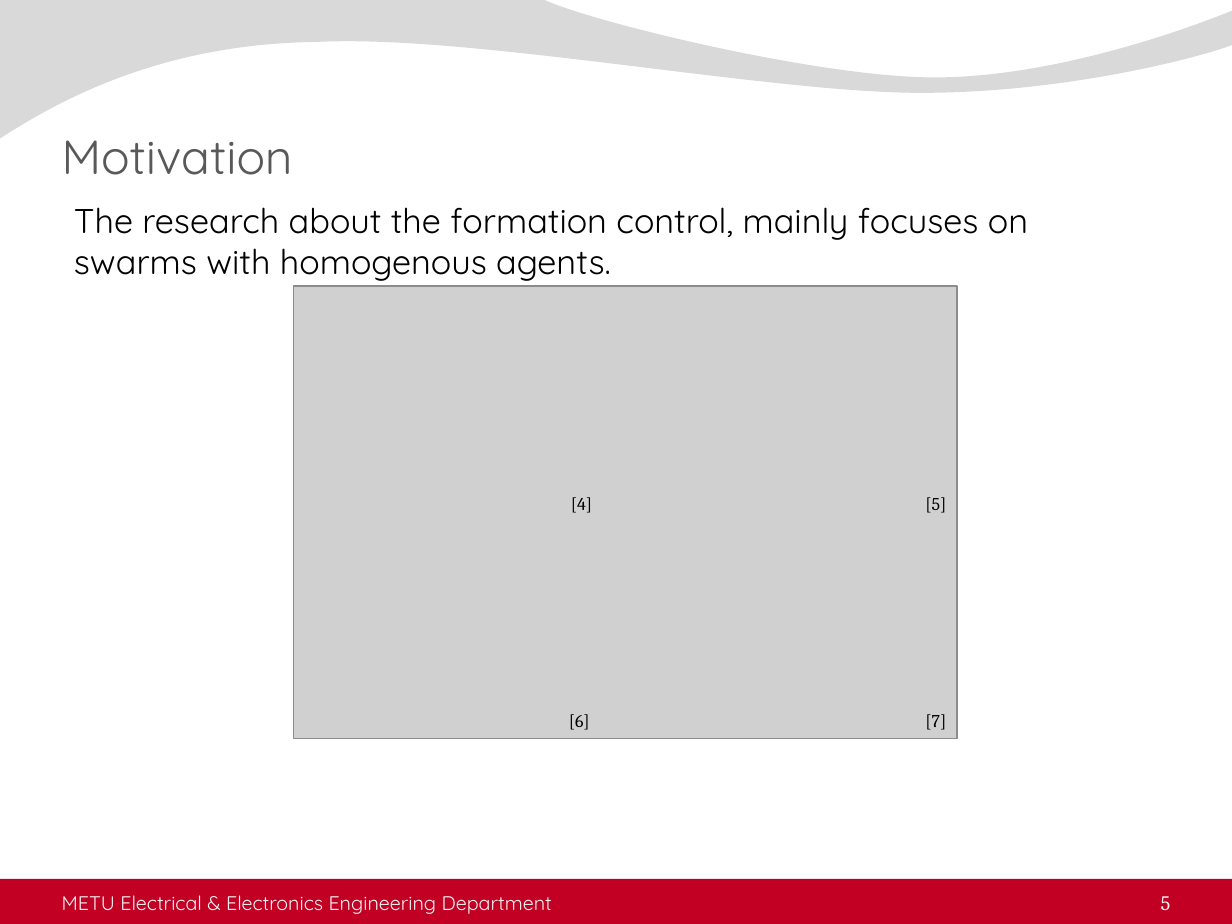
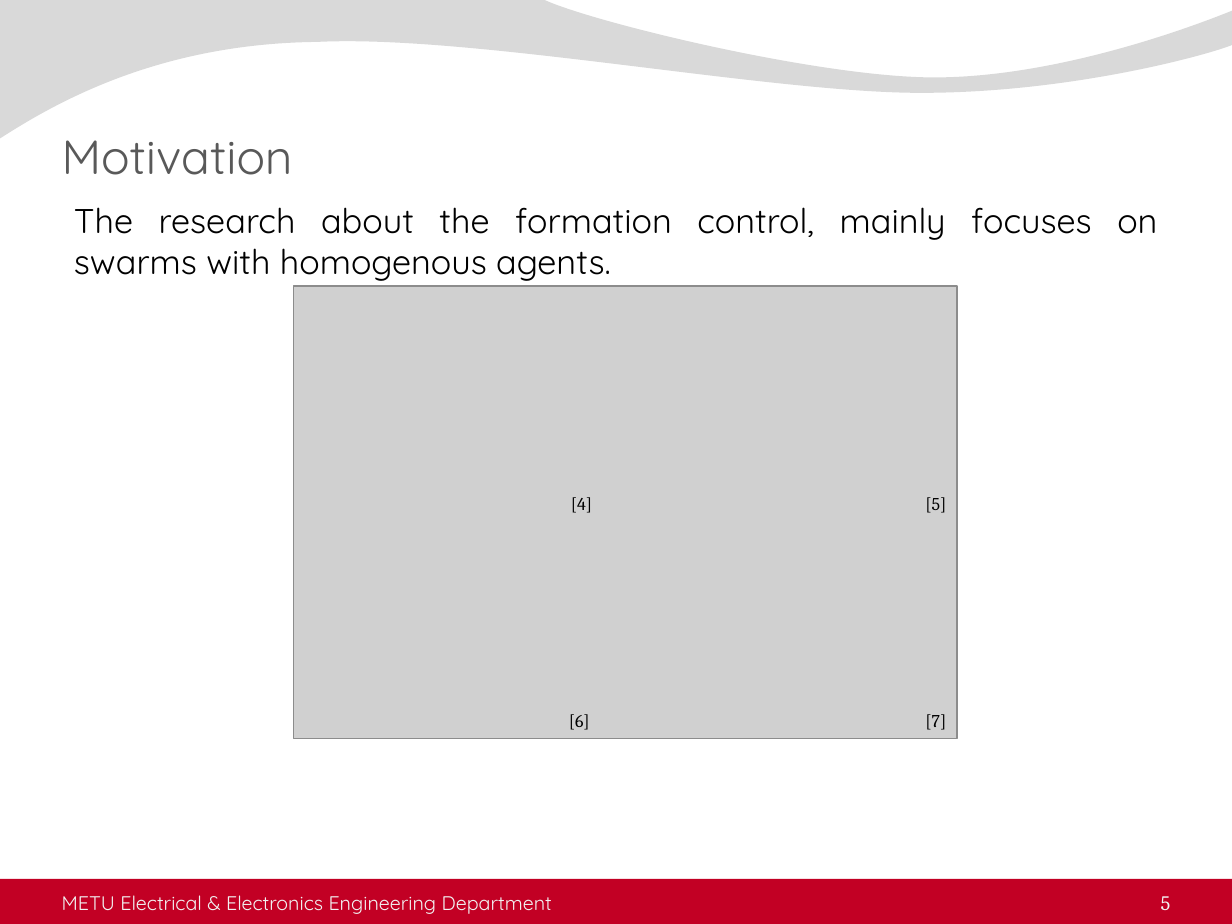
Before and after one commit to kadir4172/formation_control, a slide deck: slide 5 of juri_sunum.pptx. Drawn at 1232x924 pixels with LibreOffice and Linux fonts; fonts in the diff are those of the drawing; grey boxes stand for pictures; background and template pictures are left out. Boxes give left, top, right and bottom in pixels: in the first picture for what was removed or moved away, otherwise in the second. Text is boxed around its words. In the diff, an @@ line names an element or a change of style, - is before the commit and + after.

Commit message:
[update] motivation sunuma eklendi

```diff
--- a/juri_sunum.pptx
+++ b/juri_sunum.pptx
@@ text "The research about the formation ..." at [74,207,1157,281]: alignment left to justified @@
```
Also in this commit, not shown: 4 other slides changed, 12 slides added.
